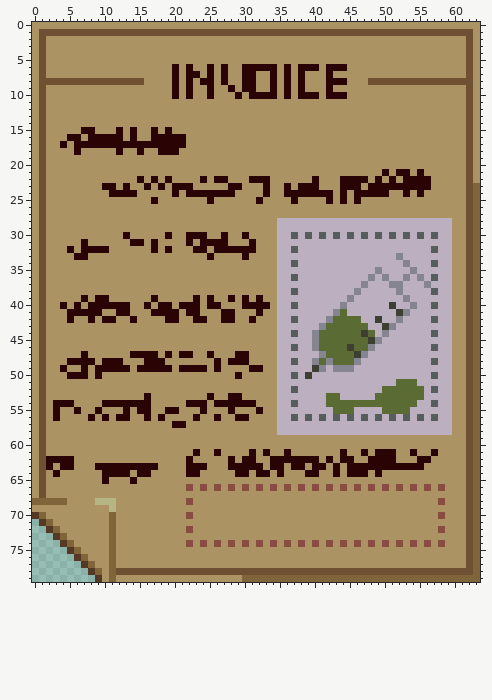
A pixel-art file gets an edit: textures/new-report.aseprite. This is how it looked before the edit.
64x80 pixels, 1 frame.
New version:
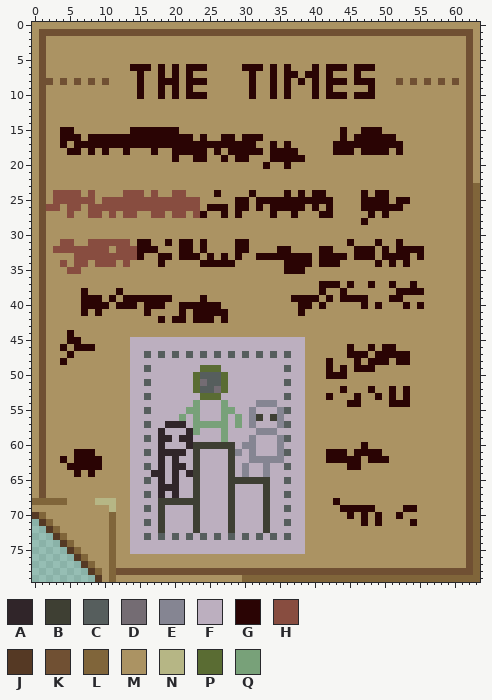
Palette (. is transparent): A #302529  B #3e3f33  C #565e5d  D #746c73  E #858592  F #bcafbf  G #2a0404  H #884d40  J #553924  K #705033  L #80653a  M #ab9363  N #b6b685  P #5a6c33  Q #78a179
Edits made:
layer "Text 2" now shown
layer "Text 1" now hidden
layer "Polaroid 1" now hidden
layer "Polaroid 2" added
Changed rows in their new state; - is an unchanged pixel.
first column x 3:
 6 -----------GGG-G----GGM-M-----M----MM------GGG-------------
 7 ------------G--G----M-M-M--M------GMGG-----G---------------
 8 M-M-M-M-MMMMG--GG---G-M-M--M---------G-----GGGMMM-M-M-M-M-M
 9 ------------G--G------M--M-M-------M-G-------G-------------
10 ------------G--G----GGM---M--MM----MM------GGG-------------
first column x 2:
15 --GG-MM---M--GG-G-G-----------------------G--GGG----------
16 --G--------G-GG-----G-G--GG-GGG-----------G-GGGGGG--------
17 --------------------GGGGGGGGGG--G-G------GGGGGGGGGG-------
18 ---G--G-G-MG-M-GMM-GGGG-G-GGGGG-GGGG-----GGG-GGGG-G-------
19 ------------------G--GG--G-GG---GGGGG---------------------
20 -------------------------------G--G-----------------------
21 ------------------------------------------------M-MM-M----
22 -------------M-M-M----M-MM---MMM------M---MMMM-M-M-MMMM---
23 --------MM-M--M-M-MMM-----MM---M--M-MMM---MMM-MMMMMMMMM---
24 -HHHH-H--MMHHH-H--HHMMMM-MM--G-M---M-M--M-M-M-M----M-M----
25 -HHHHHH-HHHHHHHHHHHHHH-M---GG--GGGG-GGGG--M-MGGGG-GG------
26 HH-HH-HHHHHHHHHHHHHHHH-GGG-GG-G-GGGGG-G-G----GGGGGG-------
27 ---H--HH-H-HH--HH-HH-HG--G-G----G--G---GG-----G-G---------
28 ---------------------------------MMMMMMMMMMMMGMMMMMMMMMMMM
29 ---------------------------------MMMMMMMMMMMMMMMMMMMMMMMMM
30 -----------M-----M--MMM--M--M----MMMMMMMMMMMMMMMMMMMMMMMMM
31 --HH-MHHHHHHM-GM-G-G---MMM-GGM---MMMMMMMMMMGMMMGMMGMMMMMMM
32 -HHHHHHHH-HHHGG--M-GGM--MMM--M---GGMMMMGGMMMGGGMGMGGGGMMMM
33 ----HHHHHHHHHG--GG-GGG---G-GM-GGGGGGGGMGGGGMGGGMGGGGMGMMMM
34 --H-HH-HHH-H----G-----GGGGG------MGGGGMGGGMMMMMGMGMGMMMMMM
35 ---HH----------------------------MGGGMMMMMMMMMMMMMMMMMMMMM
36 ---------------------------------MMMMMMMMMMMMMMMMMMMMMMMMM
37 ---------------------------------MMMMMMGGGMGMMGMMGMMGMMMMM
38 -----G----G----------------------MMMMMMGMMGMMMMMMMGGGGMMMM
39 ------G-MG-GGGG-GG---MGM--M-M-M--MMGGGGMGMGGGGMMMGGMMMMMMM
40 --M-MG---M--G--G-M----G-----MMMM-MMMGGMGMMMMMGMGMMMGMGMMMM
41 ---MM-M---MM--GMMMMGM-GGG-M---M--MMMGMMMMMMMMMMMMMMMMMMMMM
42 ---M--M-MM--M---GM-G---G--M--M---MMMMMMMMMMMMMMMMMMMMMMMMM
43 ---------------------------------MMMMMMMMMMMMMMMMMMMMMMMMM
44 ---G-----------------------------MMMMMMMMMMMMMMMMMMMMMMMMM
45 ---GG-------FFFFFFFFFFFFFFFFFFFFF----MMMMMMMMMMMMMMMMMMMMM
46 --G-GGG-----FFFFFFFFFFFFFFFFFFFFF--F-MMMMMMGMMGMGGMMMMMMMM
47 ---G-M------FFCFCFCFCFCFCFCFCFCFC-C--MMMMMMGGGMGGGGGMMMMMM
48 --GMMMM-MMM-FFFFFFFFFFFFFFFFFFFFF--F-MMMGMMMGMGGGMGGMMMMMM
49 --M--M-MMMMMFFCFFFFFFFPPPFFFFFFFF-C--MMMGMGMGGGMMMMMMMMMMM
50 ---MMM-M----FFFFFFFFFPCCCPFFFFFFF--F-MMMGGGMMMMMMMMMMMMMMM
51 ------------FFCFFFFFFPDCCPFFFFFFF-C--MMMMMMMMMMMMMMMMMMMMM
52 ------------FFFFFFFFFPCCDPFFFFFFF--F-MMMMMGMMMGMMGMGMMMMMM
53 ------------FFCFFFFFFFPPPFFFFFFFF-C--MMMGMMMGMMGMGMGMMMMMM
54 -MMM----MMMMFFFFFFFFFQFFFQFFFFEEE--F-MMMMMMGGMMMMGGGMMMMMM
55 -M--M--M---MFFCFFFFFQQFFFQQFFEFFFEC--MMMMMMMMMMMMMMMMMMMMM
56 -M----M-M-MMFFFFFFFQFQFFFQFQFEBFBE-F-MMMMMMMMMMMMMMMMMMMMM
57 ------------FFCFFAAAFQQQQQFQFEFFFEC--MMMMMMMMMMMMMMMMMMMMM
58 ------------FFFFAFFFAQFFFQFFFFEEE----MMMMMMMMMMMMMMMMMMMMM
59 ------------FFCFAAFAAFFFFQFFFEFFFECFF---------------------
60 ------------FFFFAFFFABBBBBBFEEFFFEFFF--------G------------
61 ----GGG-----FFCFAAAAFBFFFFBEFEFFFECFF---GG--G-G-MM--M--M--
62 MM-MGGGG----FFFFAFAFFBFFFFBFFEEEEEFFFMM--G--G----M---MM---
63 M-M-GGG-MMMMFFCFAFAAFBFFFFBFEFFEFFCFF-MM-M---MMMMMMMMM----
64 -M--G-G-MMMMFFFAAFAFABFFFFBFEFFEFFFFFMM--M-MMM-M----------
65 --------M---FFCFAFAFFBFFFFBBBBBBFFCFF---------------------
66 ------------FFFFAAAFFBFFFFBFFFFBFFFFF-M-M-M-M-M-M-M-M-M-M-
67 ------------FFCFAFAFFBFFFFBFFFFBFFCFF---------------------
68 ------------FFFFBBBBBBFFFFBFFFFBFFFFF----G--------------M-
69 ------------FFCFBFFFFBFFFFBFFFFBFFCFF-----GGGGG----GG-----
70 ------------FFFFBFFFFBFFFFBFFFFBFFFFF------G-G-G--G-----M-
71 ------------FFCFBFFFFBFFFFBFFFFBFFCFF--------G-G----G-----
72 ------------FFFFBFFFFBFFFFBFFFFBFFFFF-------------------M-
73 ------------FFCFCFCFCFCFCFCFCFCFCFCFF---------------------
74 ------------FFFFFFFFFFFFFFFFFFFFFFFFF-M-M-M-M-M-M-M-M-M-M-
75 ------------FFFFFFFFFFFFFFFFFFFFFFFFF---------------------
